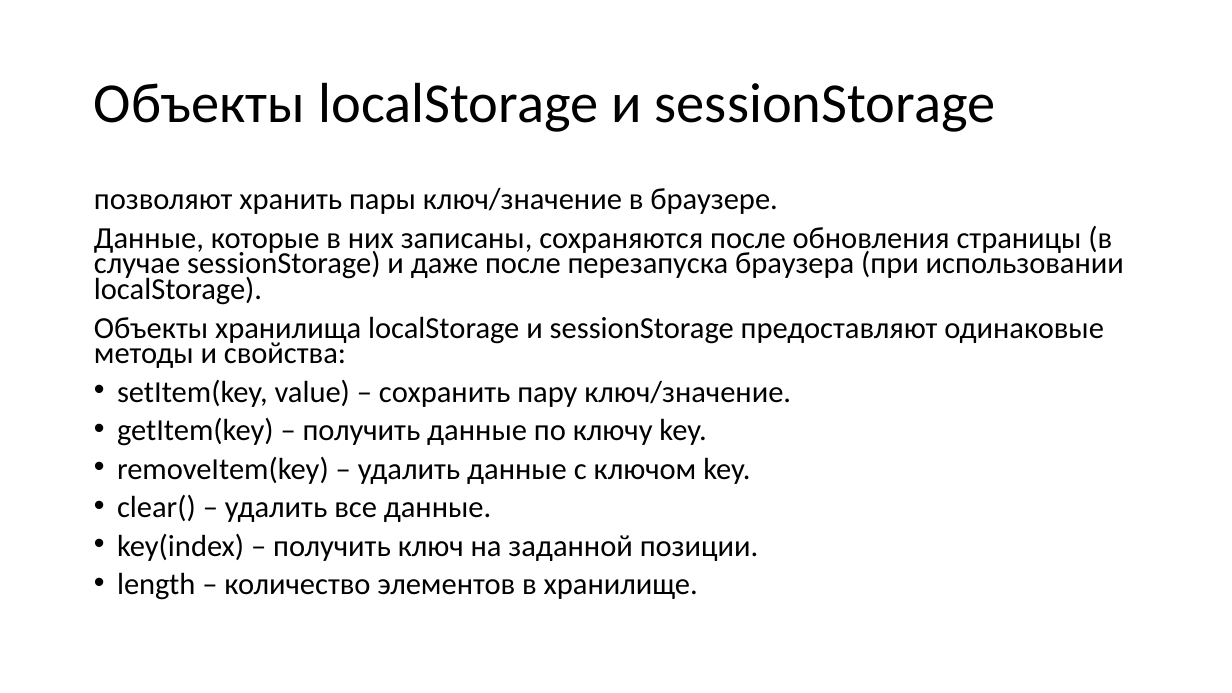
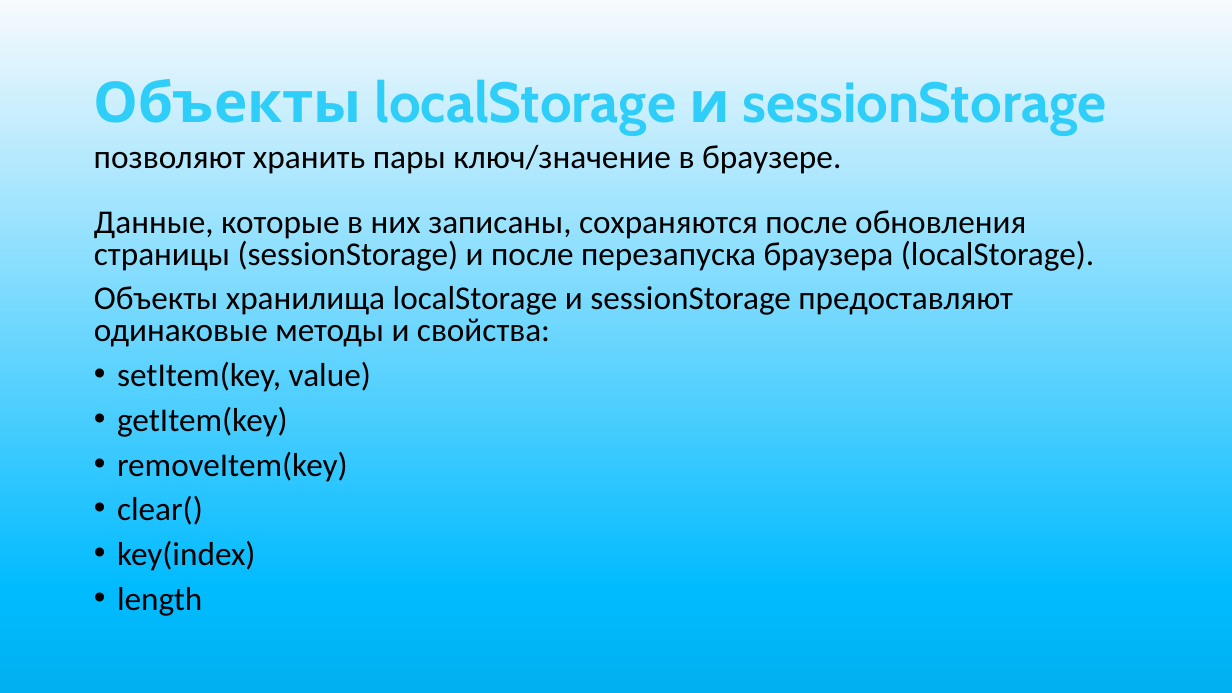
Before and after one commit to rrrrrrrrrrrrin/web-proj, a slide deck: slide 4 of web-proj.pptx. Drawn at 1232x693 pixels with LibreOffice and Linux fonts; fonts in the diff are those of the drawing. Boxes give left, top, right and bottom in pixels: in the first picture for what was removed or moved away, otherwise in the second. Text is boxed around its words. In the diff, an @@ line names an element or a change of style, - is before the commit and + after.

```diff
--- a/web-proj.pptx
+++ b/web-proj.pptx
@@ background #FFFFFF to gradient #F7FAFD to #01BBFF to #00B0F0 @@
@@ title "Объекты localStorage и sessionStorage" at bbox=[94, 79, 1107, 135]: font Calibri to Cabin, text colour #000000 to #2FCEF9, letter outline none to #7030A0 1.75 pt, bold on @@
@@ text added at bbox=[94, 145, 841, 174], 26 pt, text #000000 @@
+позволяют хранить пары ключ/значение в браузере.
@@ text "Данные, которые в них записаны, ...": place and size @@
-text "Данные, которые в них записаны, ..." at bbox=[94, 187, 1124, 600]
+text "Данные, которые в них записаны, ..." at bbox=[94, 210, 1094, 616]
@@ text at bbox=[94, 210, 1094, 271]: text changed; size 23.8 to 25.9 pt @@
-позволяют хранить пары ключ/значение в браузере.
-Данные, которые в них записаны, сохраняются после обновления страницы (в случае sessionStorage) и даже после перезапуска браузера (при использовании localStorage).
+Данные, которые в них записаны, сохраняются после обновления страницы (sessionStorage) и после перезапуска браузера (localStorage).
@@ text at bbox=[94, 286, 1013, 347]: size 23.8 to 25.9 pt in "Объекты хранилища localStorage и sessionStorage предоставляю ..."; line spacing 0.7 to 0.8 @@
@@ text at bbox=[117, 362, 371, 616]: text changed; size 23.8 to 25.9 pt @@
-• setItem(key, value) – сохранить пару ключ/значение.
-• getItem(key) – получить данные по ключу key.
-• removeItem(key) – удалить данные с ключом key.
-• clear() – удалить все данные.
-• key(index) – получить ключ на заданной позиции.
-• length – количество элементов в хранилище.
+• setItem(key, value)
+• getItem(key)
+• removeItem(key)
+• clear()
+• key(index)
+• length
```
Also in this commit, not shown: 14 other slides changed, 1 other file.
